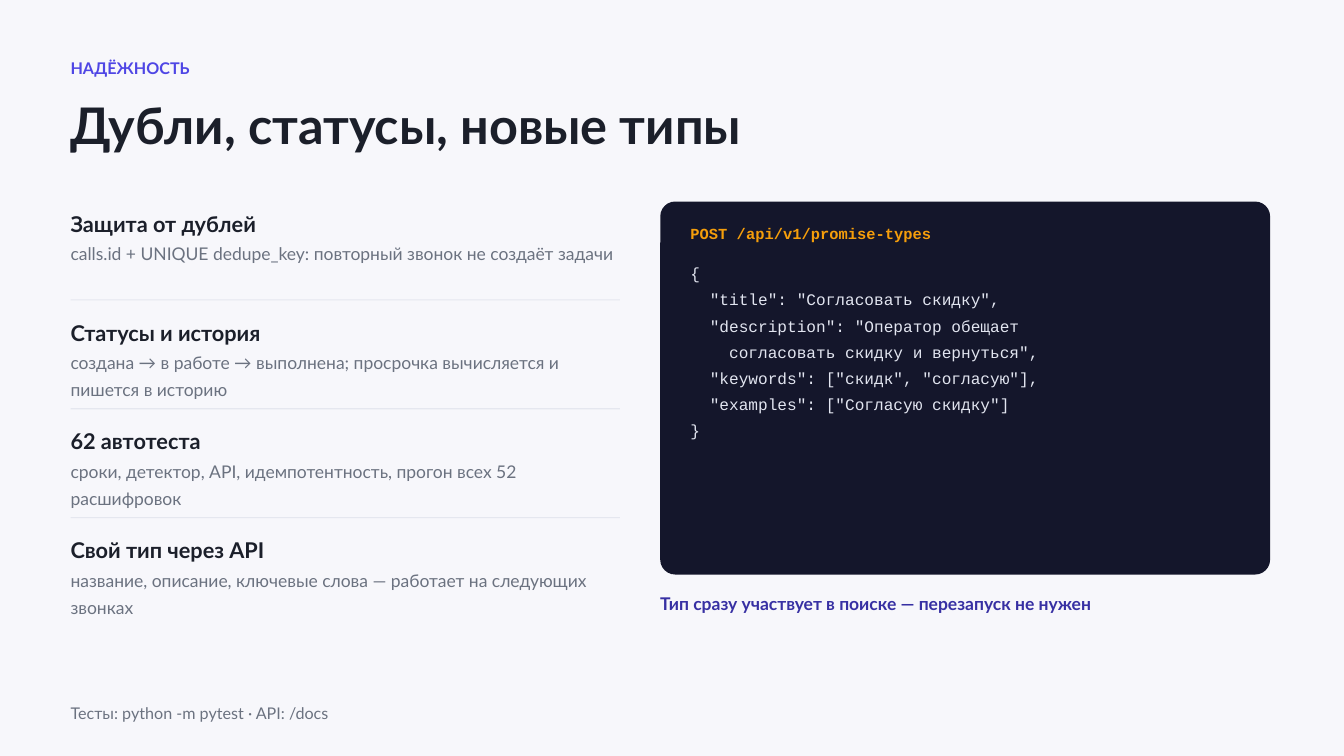
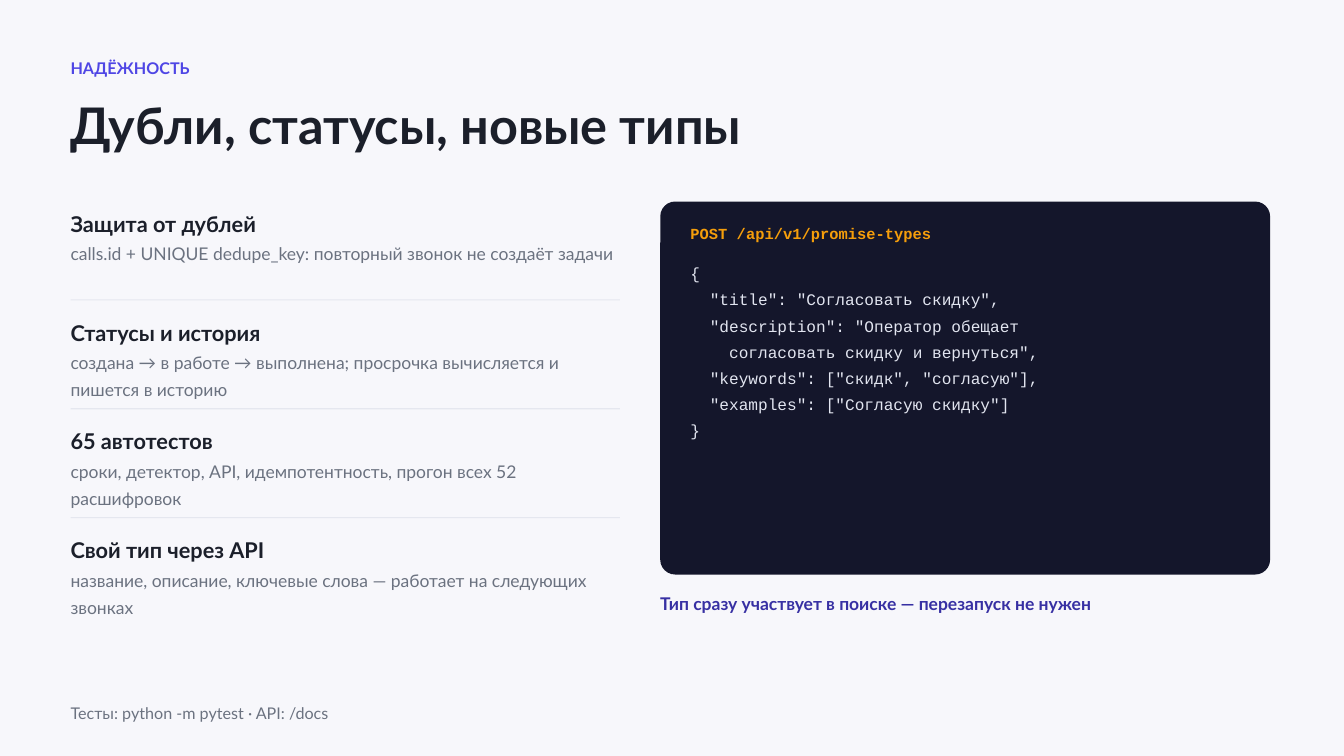
Before and after one commit to jabkamamka/promise-control, a slide deck: slide 7 of docs/Презентация_7_минут.pptx. Drawn at 1344x756 pixels with LibreOffice and Linux fonts; fonts in the diff are those of the drawing. Boxes give left, top, right and bottom in pixels: in the first picture for what was removed or moved away, otherwise in the second. Text is boxed around its words. In the diff, an @@ line names an element or a change of style, - is before the commit and + after.

```diff
--- a/docs/Презентация_7_минут.pptx
+++ b/docs/Презентация_7_минут.pptx
@@ text at (71,433,213,449): text changed @@
-62 автотеста
+65 автотестов
```
Also in this commit, not shown: 2 other slides changed, 9 other files.
